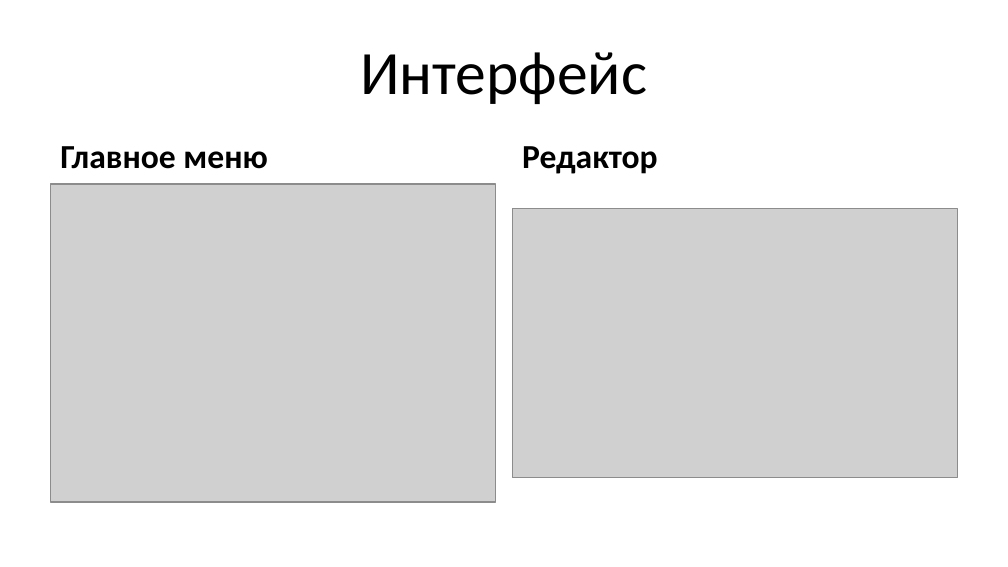
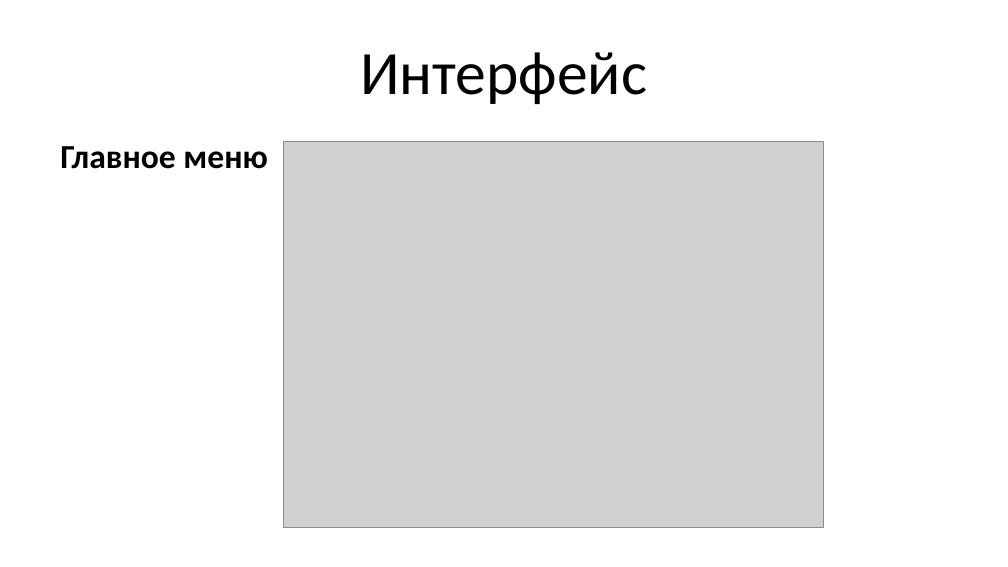
Before and after one commit to gfehka/GuitarPro-Analogue-School-Project-, a slide deck: slide 5 of Приложение для моделирования гитарных партий.pptx (slide 6 before the commit). Drawn at 1008x567 pixels with LibreOffice and Linux fonts; fonts in the diff are those of the drawing; grey boxes stand for pictures. Boxes give left, top, right and bottom in pixels: in the first picture for what was removed or moved away, otherwise in the second. Text is boxed around its words. In the diff, an @@ line names an element or a change of style, - is before the commit and + after.

```diff
--- a/Приложение для моделирования гитарных партий.pptx
+++ b/Приложение для моделирования гитарных партий.pptx
@@ picture: place and size @@
-picture at bbox=[50, 184, 496, 502]
+picture at bbox=[283, 142, 824, 528]
@@ text removed at bbox=[522, 146, 658, 174] @@
-Редактор
@@ picture removed at bbox=[512, 209, 958, 478] @@
```
Also in this commit, not shown: 3 other slides changed, 3 slides added.
